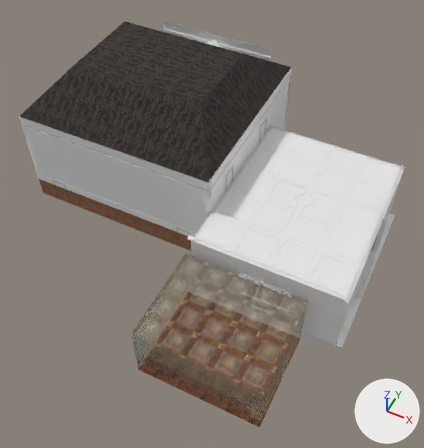
Renders of the FBX model Unity/Candle_Light/Assets/Models/MansaoParedes.fbx from each side of a commit.
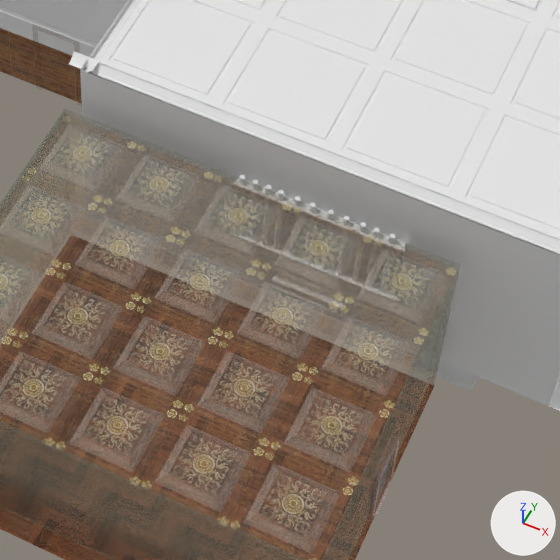
Each version is shown whole from a 50 mm lens placed at (23.58, -32.68, 40.45), pointed at (8.65, -2.81, 3.12), then close up on the part from 39% to 80% of the width and 49% to 88% of the height. Lighting does not change. The marker at lower right points along +X, +Y and +Z. Vertices at the same position are counted once.

The first close-up shows 'ChaoEscritorio', 'Estantes', 'ParedesBib', 'ParedesEscritorio', 'ParedesHall', 'ParedesHall.001', 'Tapete', 'TetoBib', 'TetoEscritorio'.
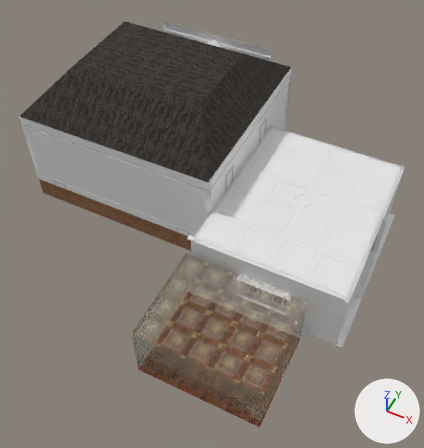
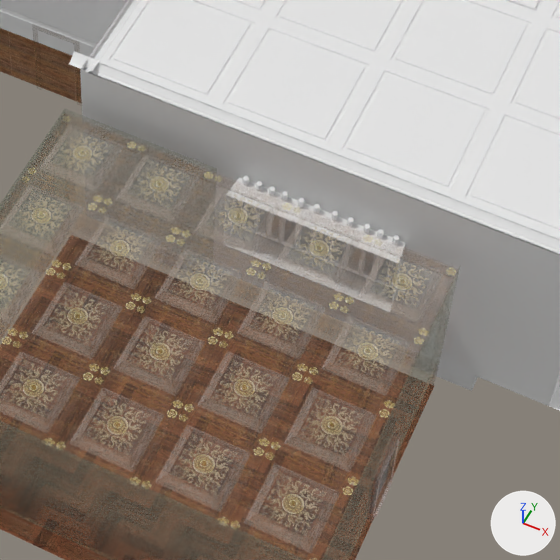
The change in detail:
me_plane_110 is used by ob_paredesescritorio; location (10.0, -16.0, 0.0).
me_plane_110 had 893 vertices, 602 faces and spanned x -1.07..9.01, y -0.01..8.01, z 0.0..5.18.
me_plane_110 now has 886 vertices, 596 faces and spans x -1.07..9.01, y -0.01..8.01, z 0.0..5.18.
Part 3, on me_plane_110:
7 vertices are removed from x 5.0..9.0, y 8.0, z 3.14..5.18.
8 faces are deleted.
2 new faces join them.
me_cube_008 is used by ob_paredesbib; location (15.65, 0.43, 3.04).
me_cube_008 had 256 vertices, 266 faces and spanned x -6.6..6.5, y -8.0..7.8, z -3.2..2.9.
me_cube_008 now has 262 vertices, 277 faces and spans x -6.6..6.5, y -8.4..7.8, z -3.2..2.9.
me_cube_008 part 1: a new loose piece, a 6-sided cylinder along x spanning x -2.53..2.11, y -7.95..-7.81, z -0.55..-0.42, in mat_biblioteca (white #e7e7e7).
Part 2, on me_cube_008:
119 vertices are removed from x -2.3..1.6, y -8.0..-7.8, z -2.3..1.4.
200 faces are deleted.
6 vertices in x -0.8..1.3, y -7.8, z -0.9 move by (0.0, 0.0, 0.4).
5 vertices in x -2.4..2.0, y -8.0, z -0.8..1.2 move by (0.0, -0.4, 0.0).
3 vertices in x -0.8..1.2, y -8.0, z 1.4 move by (0.1, 0.0, 0.0).
3 vertices in x -0.9..1.1, y -7.9, z 1.4 move by (0.1, 0.0, -1.9).
3 vertices in x -0.7..1.3, y -7.9, z -0.9 move by (0.1, 0.0, 2.3).
82 vertices are added at x -2.1..1.7, y -8.0..-7.8, z -0.5..1.4.
29 new vertices lie (0.0, 0.0, -1.9) away from vertices in x -2.2..1.7, y -8.0..-7.8, z -0.9..1.4.
193 new faces join them.

Location of each change, (x1, y1, x2, y2) in pixels of the close-ups (560 x 560 px; the box of a moved part takes in the faces that stretch with it):
'ParedesEscritorio', reshaped
    before: (1, 125, 452, 554)
    after: (1, 125, 394, 554)
part 1 of me_cube_008, added
    after: (233, 220, 406, 293)
part 2 of me_cube_008, moved or reshaped
    before: (88, 175, 548, 406)
    after: (88, 176, 548, 406)
part 3 of me_plane_110, cut back
    before: (232, 177, 452, 344)
